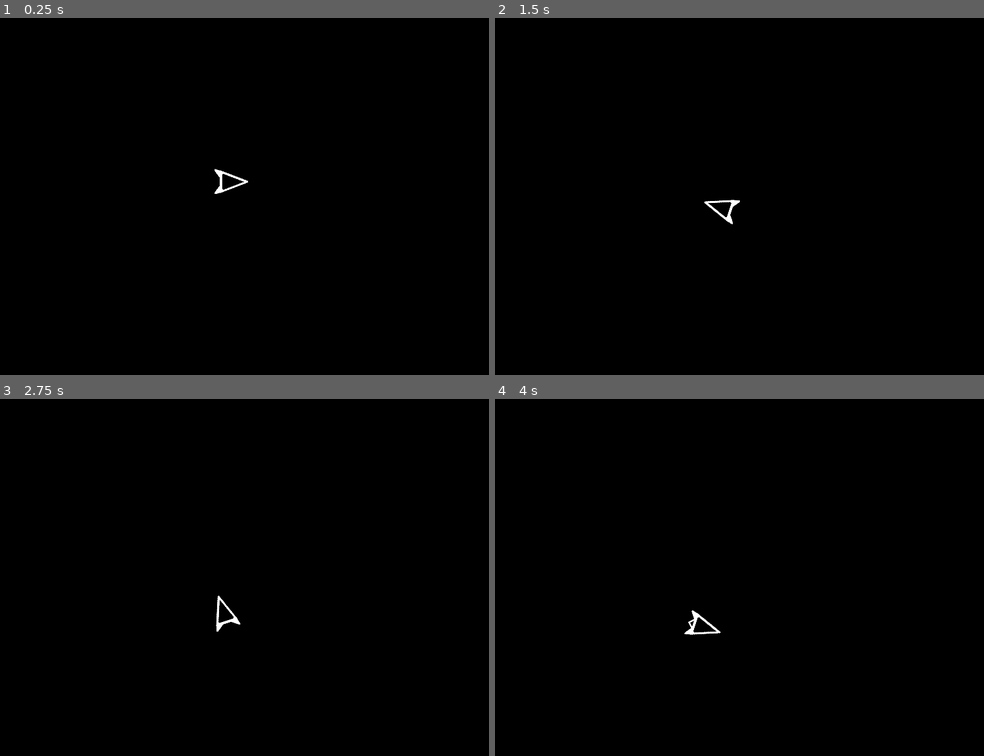
Above: before the commit, frames 1-4 (two rows, left to right).
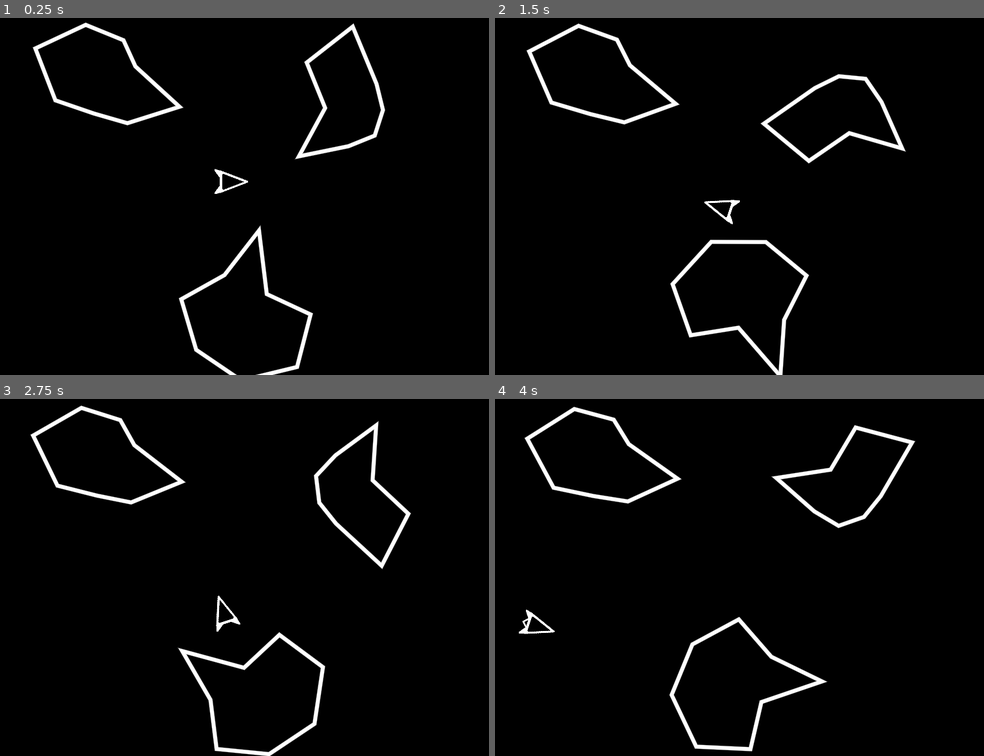
Above: after the commit, the same moments.

Repository: leafcabral/leafs-arcade
Game: Godot game, scene res://main_loop.tscn
The game is run twice, just before and just after one commit, with the same random seed, the same clock (stepped at 60 frames per second) and the same inputs.
Inputs:
- Up to frame 1 (0.25 s): no input
- Up to frame 2 (1.5 s): hold D (turn_right) 0.53-1.28 s; hold W (thurster) 0.53-1.28 s; hold A (turn_left) from 1.28 s (still down); tap W (thurster) at 1.35 s
- Up to frame 3 (2.75 s): release A (turn_left) at 2.03 s; hold D (turn_right) from 2.03 s (still down); hold W (thurster) from 2.03 s (still down)
- Up to frame 4 (4 s): release W (thurster) at 2.78 s; tap W (thurster) at 2.85 s; release D (turn_right) at 3.53 s; hold A (turn_left) from 3.53 s (still down); hold W (thurster) from 3.53 s (still down)

The runs differ from the first frame. In frame 1, 3.0% of the frame differs, in the area x 6-79%, y 1-100%; in frame 2, 3.1%; in frame 3, 3.1%; in frame 4, 3.4%, in the area x 4-87%, y 2-99%.

Commit message:
feat(asteroids): Made procedurally generated asteroids with rotation

Diff:
--- /dev/null
+++ b/3-asteroids/enemies/asteroid/asteroid.gd
@@ -0,0 +1,55 @@
+extends StaticBody2D
+
+const MAX_HEALTH: int = 3
+const AVG_SPEED := 100.0
+
+static var min_radius := 32.0
+static var num_of_vertices: int = 8
+
+var health := MAX_HEALTH
+
+@onready var vertices := create_vertices()
+@onready var collision_polygon_2d: CollisionPolygon2D = $CollisionPolygon2D
+
+
+func _ready() -> void:
+	collision_polygon_2d.polygon = vertices
+	rotation = PI / num_of_vertices
+
+	constant_angular_velocity = randfn(0, PI / 2)
+	constant_linear_velocity = Vector2(
+		randfn(AVG_SPEED, 50),
+		randfn(AVG_SPEED, 50)
+	)
+
+
+func _process(delta: float) -> void:
+	rotation = lerp_angle(rotation, rotation + constant_angular_velocity, delta)
+	#position += constant_linear_velocity * delta
+
+	queue_redraw()
+
+
+func _draw() -> void:
+	var vertices_repeat = vertices.duplicate()
+	vertices_repeat.push_back(vertices[0])
+
+	draw_polyline(vertices_repeat, Color("white"), 5, true)
+
+
+func create_vertices() -> PackedVector2Array:
+	var vertices_temp := PackedVector2Array()
+
+	var radius := min_radius * 2 ** (health - 1)
+	for i in num_of_vertices:
+		var angle := deg_to_rad(i * 360.0 / num_of_vertices)
+		var random_radius := randf_range(radius/4, radius)
+
+		var current_vertex := Vector2(
+			sin(angle) * random_radius,
+			cos(angle) * random_radius
+		)
+
+		vertices_temp.append(current_vertex)
+
+	return vertices_temp
--- /dev/null
+++ b/3-asteroids/enemies/asteroid/asteroid.tscn
@@ -0,0 +1,8 @@
+[gd_scene load_steps=2 format=3 uid="uid://cwa0eiwg4g2gs"]
+
+[ext_resource type="Script" uid="uid://blqt0f0xksbw4" path="res://enemies/asteroid/asteroid.gd" id="1_a7ws6"]
+
+[node name="Asteroid" type="StaticBody2D"]
+script = ExtResource("1_a7ws6")
+
+[node name="CollisionPolygon2D" type="CollisionPolygon2D" parent="."]
--- a/3-asteroids/main_loop.tscn
+++ b/3-asteroids/main_loop.tscn
@@ -1,6 +1,7 @@
-[gd_scene load_steps=3 format=3 uid="uid://y7s6ropqpkwv"]
+[gd_scene load_steps=4 format=3 uid="uid://y7s6ropqpkwv"]
 
 [ext_resource type="PackedScene" uid="uid://x1yiry8tjsg7" path="res://player/player.tscn" id="1_230xs"]
+[ext_resource type="PackedScene" uid="uid://cwa0eiwg4g2gs" path="res://enemies/asteroid/asteroid.tscn" id="2_ns238"]
 
 [sub_resource type="StyleBoxFlat" id="StyleBoxFlat_230xs"]
 bg_color = Color(0, 0, 0, 1)
@@ -20,3 +21,12 @@
 
 [node name="Player" parent="." instance=ExtResource("1_230xs")]
 position = Vector2(400, 300)
+
+[node name="Asteroid" parent="." instance=ExtResource("2_ns238")]
+position = Vector2(584, 187)
+
+[node name="Asteroid2" parent="." instance=ExtResource("2_ns238")]
+position = Vector2(429, 495)
+
+[node name="Asteroid3" parent="." instance=ExtResource("2_ns238")]
+position = Vector2(209, 139)
Not shown, added: 3-asteroids/enemies/asteroid/asteroid.gd.uid
